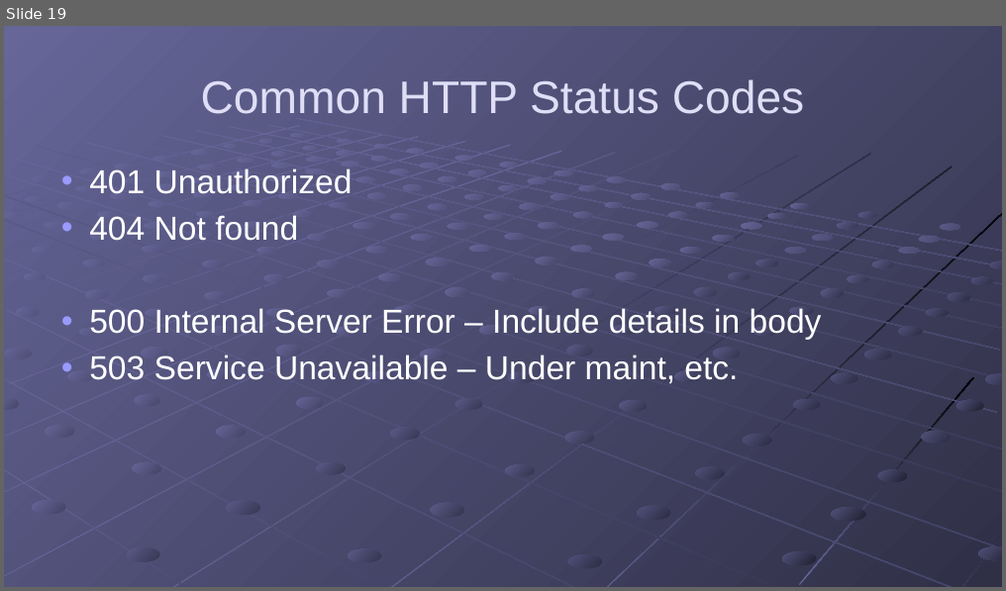
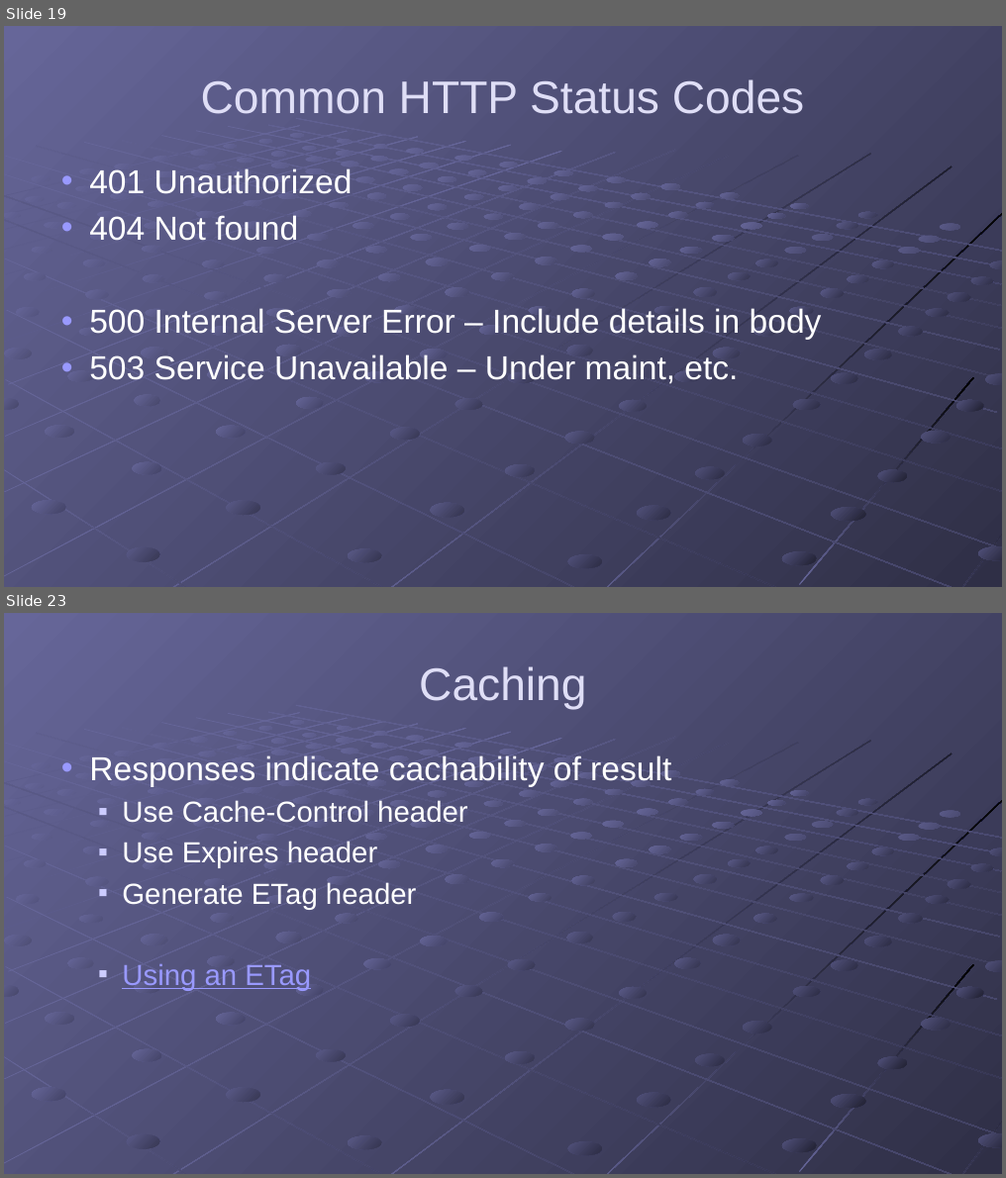
Before and after one commit to gregsohl/RESTFul_API_Presentation, a slide deck: Presentation/RESTful APIs.pptx. Shown one above the other, each under a label of ours: slide 19 before the commit, slides 19 and 23 after it; the slides between them are not shown. The pictures are 1006x591 and 1006x1178 pixels, drawn with LibreOffice and Linux fonts; fonts in the diff are those of the drawing. Boxes give left, top, right and bottom in pixels: in the first picture for what was removed or moved away, otherwise in the second. Text is boxed around its words. In the diff, an @@ line names an element or a change of style, - is before the commit and + after.

```diff
--- a/Presentation/RESTful APIs.pptx
+++ b/Presentation/RESTful APIs.pptx
@@ slide 23 added at [4, 613, 1002, 1174], background gradient #666699 to #49496D; not listed: 215 template elements that a slide beside it also shows @@
@@ title added at [419, 666, 586, 710], 44 pt, text #DFDEF6 @@
+Caching
@@ text added at [89, 756, 671, 991], 28 pt, text #FFFFFF @@
+• Responses indicate cachability of result
+  ■ Use Cache-Control header
+  ■ Use Expires header
+  ■ Generate ETag header
+  ■ Using an ETag
```
Also in this commit, not shown: 3 other slides added, 2 other files.
